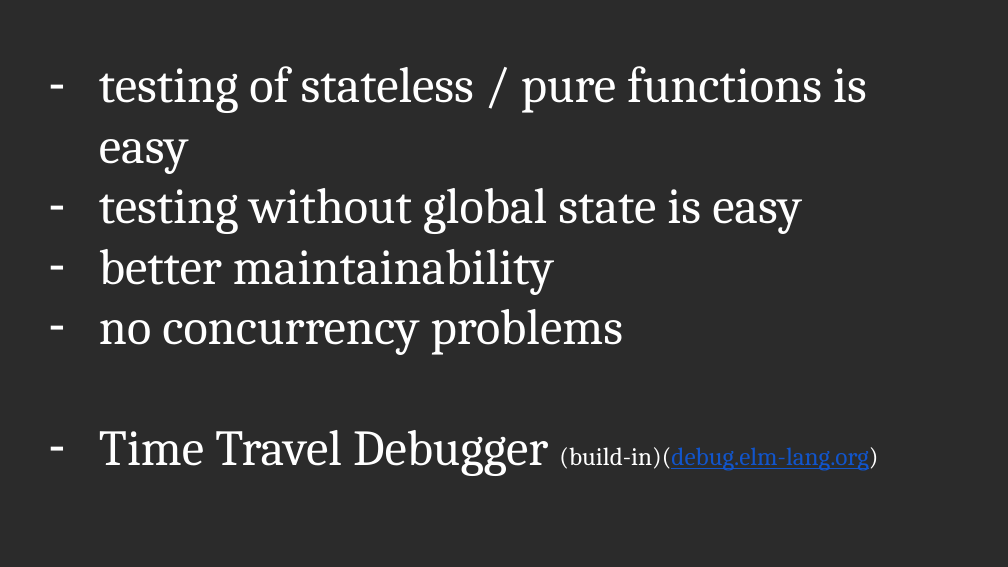
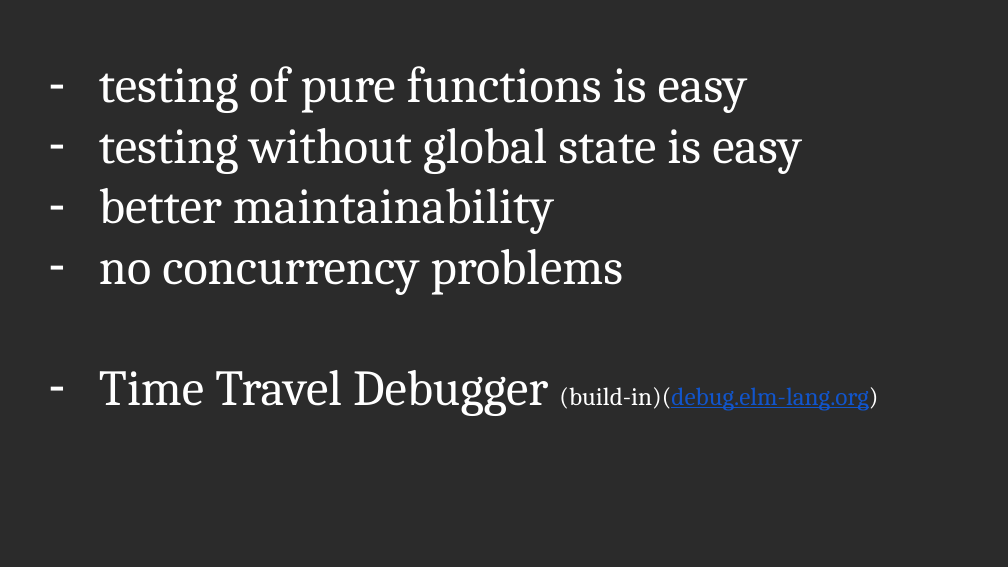
Before and after one commit to scameronde/elm-et2017, a slide deck: slide 18 of Elm.pptx (slide 17 before the commit). Drawn at 1008x567 pixels with LibreOffice and Linux fonts; fonts in the diff are those of the drawing; background and template pictures are left out; a plain dark background stands for a picture behind light text. Boxes give left, top, right and bottom in pixels: in the first picture for what was removed or moved away, otherwise in the second. Text is boxed around its words. In the diff, an @@ line names an element or a change of style, - is before the commit and + after.

Commit message:
Update slides

```diff
--- a/Elm.pptx
+++ b/Elm.pptx
@@ text at box(99, 66, 748, 113): text changed @@
-– testing of stateless / pure functions is easy
+– testing of pure functions is easy
```
Also in this commit, not shown: 28 other slides changed, 4 slides added, 5 slides removed.
